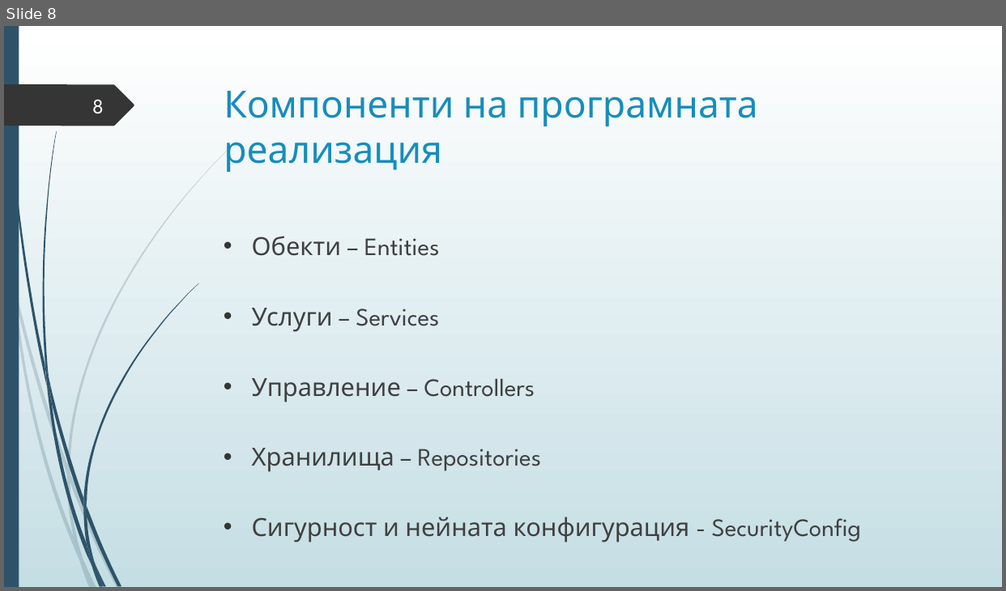
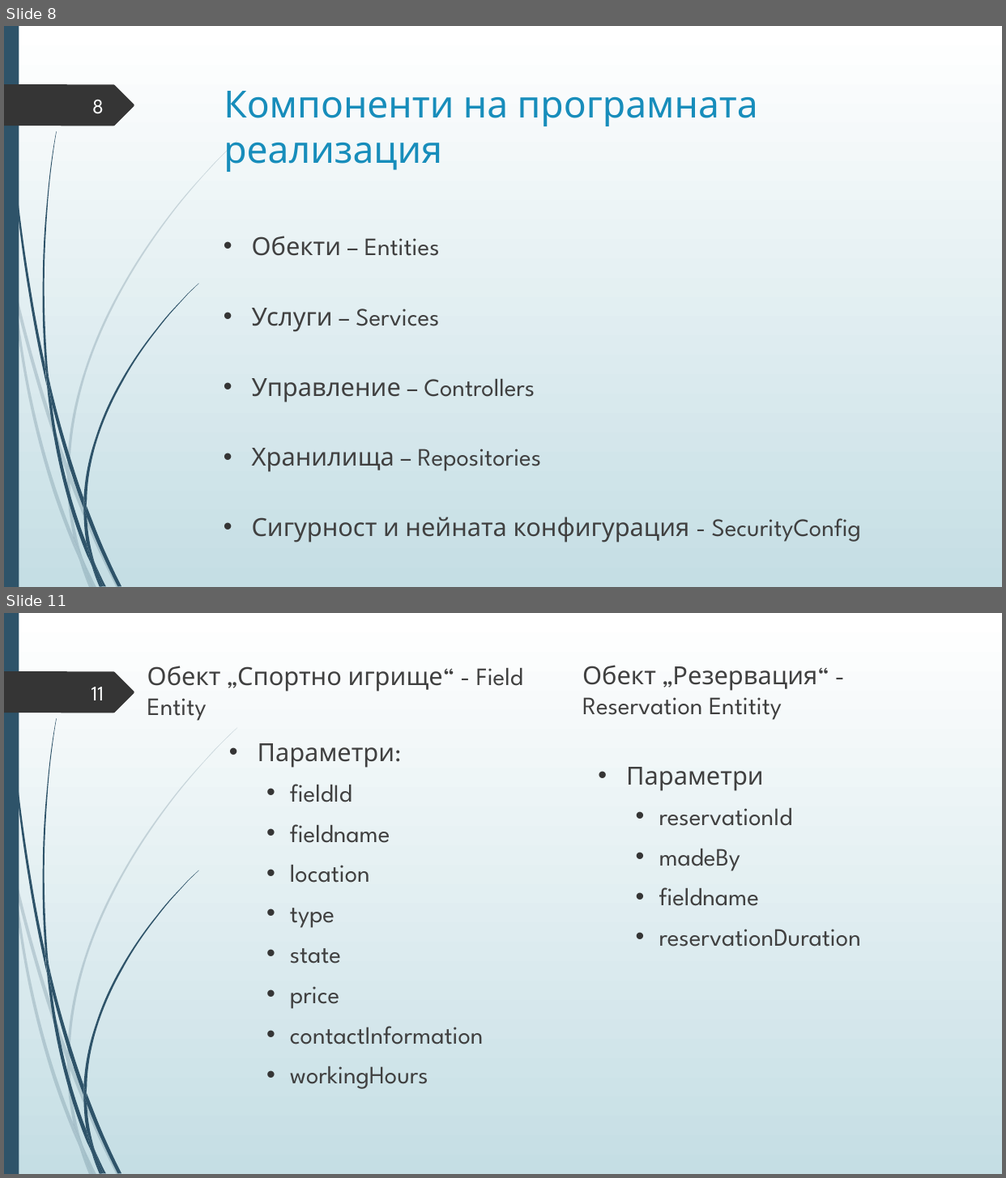
Before and after one commit to Izabel96/PlayingFieldReservations, a slide deck: Дипломна защита.pptx. Shown one above the other, each under a label of ours: slide 8 before the commit, slides 8 and 11 after it; the slides between them are not shown. The pictures are 1006x591 and 1006x1178 pixels, drawn with LibreOffice and Linux fonts; fonts in the diff are those of the drawing. Boxes give left, top, right and bottom in pixels: in the first picture for what was removed or moved away, otherwise in the second. Text is boxed around its words. In the diff, an @@ line names an element or a change of style, - is before the commit and + after.

```diff
--- a/Дипломна защита.pptx
+++ b/Дипломна защита.pptx
@@ slide 11 added at box(4, 613, 1002, 1174), background gradient #FFFFFF to #C5DEE5; not listed: 24 template elements that a slide beside it also shows @@
@@ text added at box(147, 666, 523, 721), 24 pt, text #404040 @@
+Обект „Спортно игрище“ - Field Entity
@@ text added at box(582, 665, 817, 720), 24 pt, text #404040 @@
+Обект „Резервация“ - Reservation Entitity
@@ page number added at box(91, 687, 104, 700), 20 pt, text #FEFFFF @@
+11
@@ text added at box(258, 743, 484, 1089), 24 pt, text #404040 @@
+• Параметри:
+  • fieldId
+  • fieldname
+  • location
+  • type
+  • state
+  • price
+  • contactInformation
+  • workingHours
@@ text added at box(626, 767, 861, 947), 24 pt, text #404040 @@
+• Параметри
+  • reservationId
+  • madeBy
+  • fieldname
+  • reservationDuration
```
Also in this commit, not shown: 22 other slides added.
